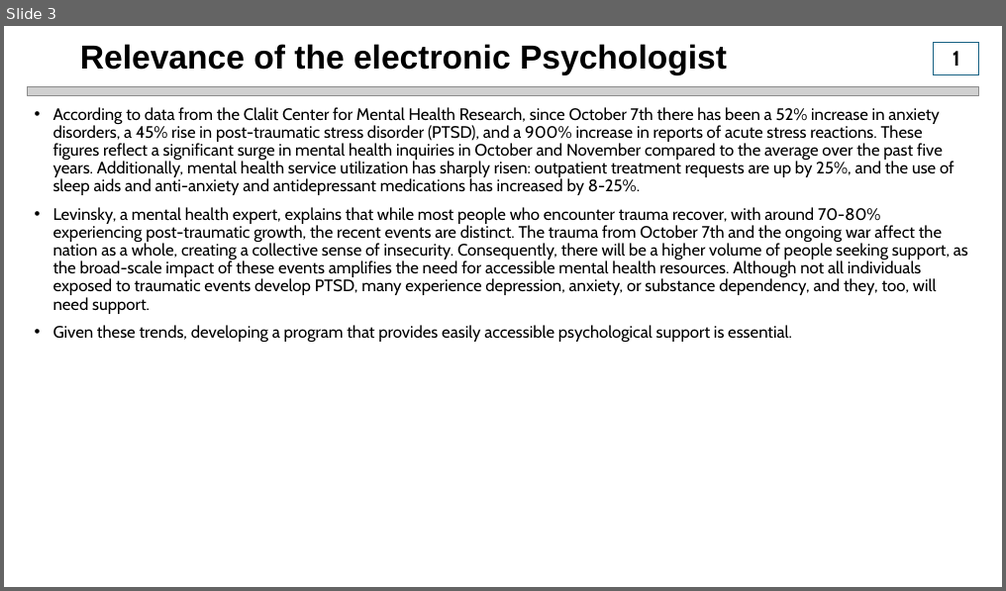
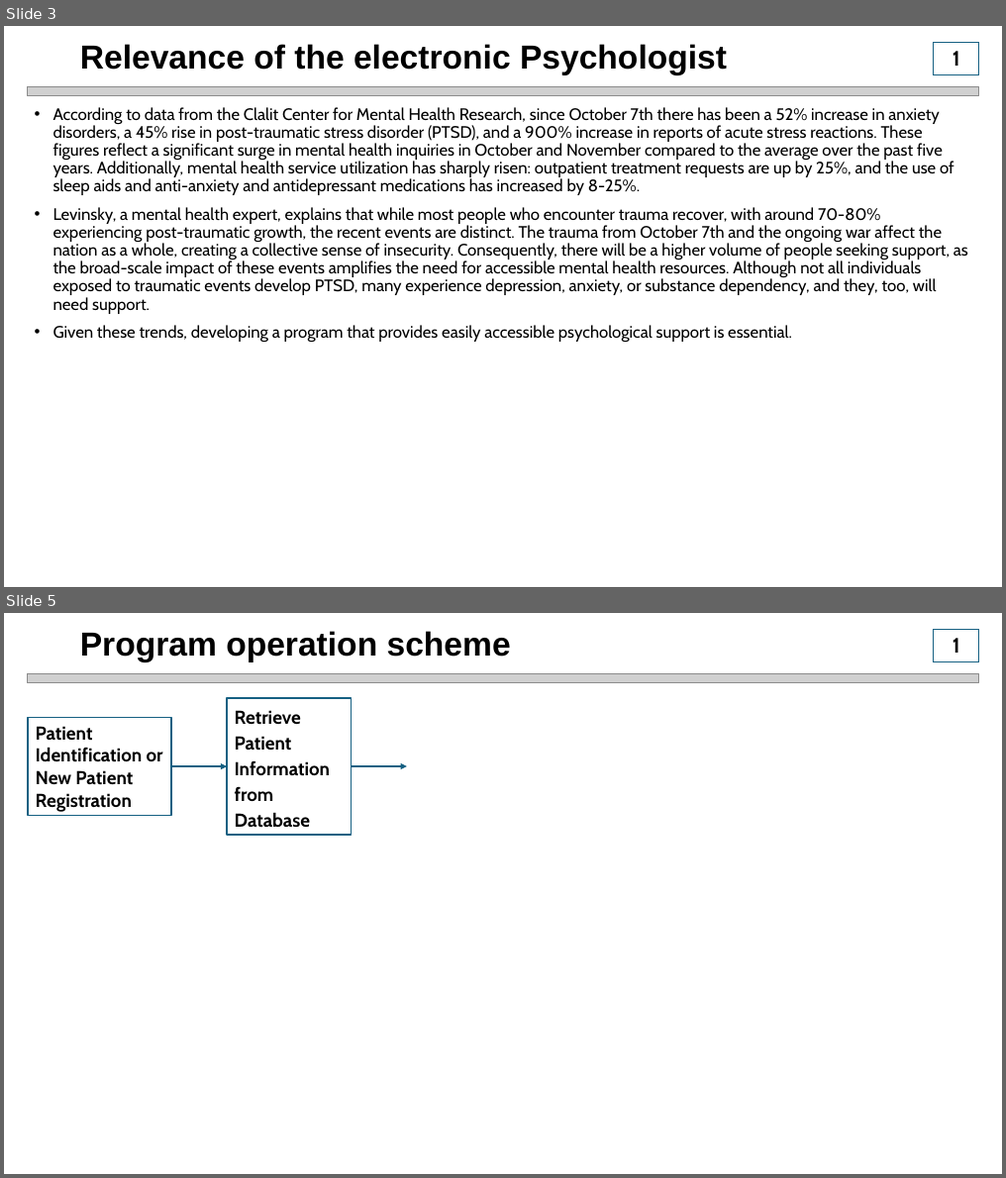
Before and after one commit to IlyaZutler/Project_4-Psychologist_IA, a slide deck: Presentation2.pptx. Shown one above the other, each under a label of ours: slide 3 before the commit, slides 3 and 5 after it; the slides between them are not shown. The pictures are 1006x591 and 1006x1178 pixels, drawn with LibreOffice and Linux fonts; fonts in the diff are those of the drawing; grey boxes stand for pictures. Boxes give left, top, right and bottom in pixels: in the first picture for what was removed or moved away, otherwise in the second. Text is boxed around its words. In the diff, an @@ line names an element or a change of style, - is before the commit and + after.

```diff
--- a/Presentation2.pptx
+++ b/Presentation2.pptx
@@ slide 5 added at (4,613,1002,1174), background #FFFFFF @@
@@ title added at (80,631,511,663), 32 pt, text #000000, bold @@
+Program operation scheme
@@ rectangle added at (934,629,979,662), outline #156082 0.75 pt, 20 pt, text #000000, bold @@
+1
@@ picture added at (27,673,979,683) @@
@@ rectangle added at (227,698,351,836), outline #156082 1.5 pt, 18 pt, text #000000, bold @@
+Retrieve Patient Information from Database
@@ rectangle added at (28,717,171,815), outline #156082 1.5 pt, 18 pt, text #000000, bold @@
+Patient Identification or New Patient Registration
@@ elbow arrow added from (171, 766) to (227, 766), #156082 1.5 pt @@
@@ elbow arrow added from (351, 766) to (407, 766), #156082 1.5 pt @@
```
Also in this commit, not shown: 4 slides changed, 5 other slides added, 1 other file.
